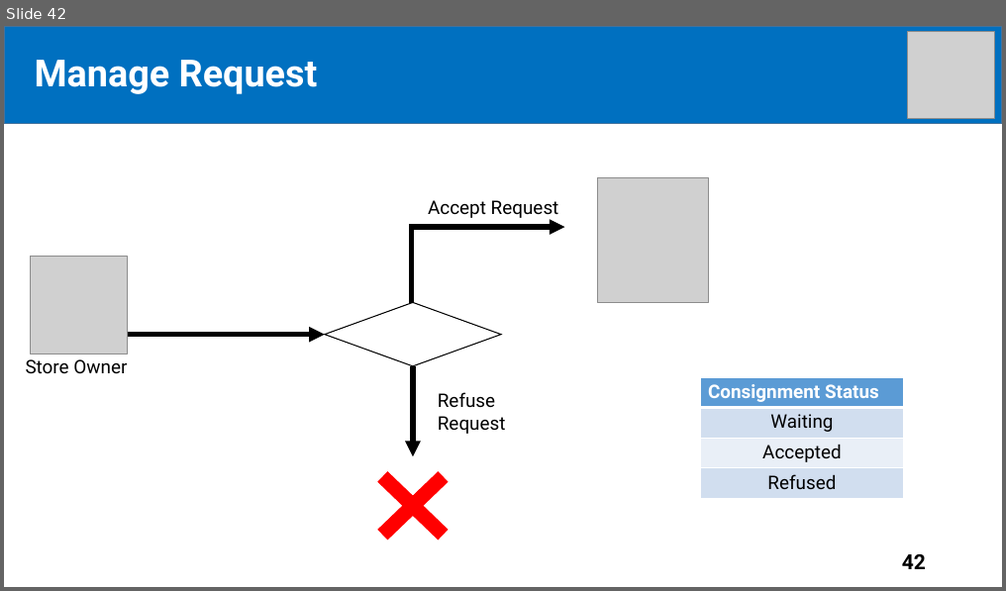
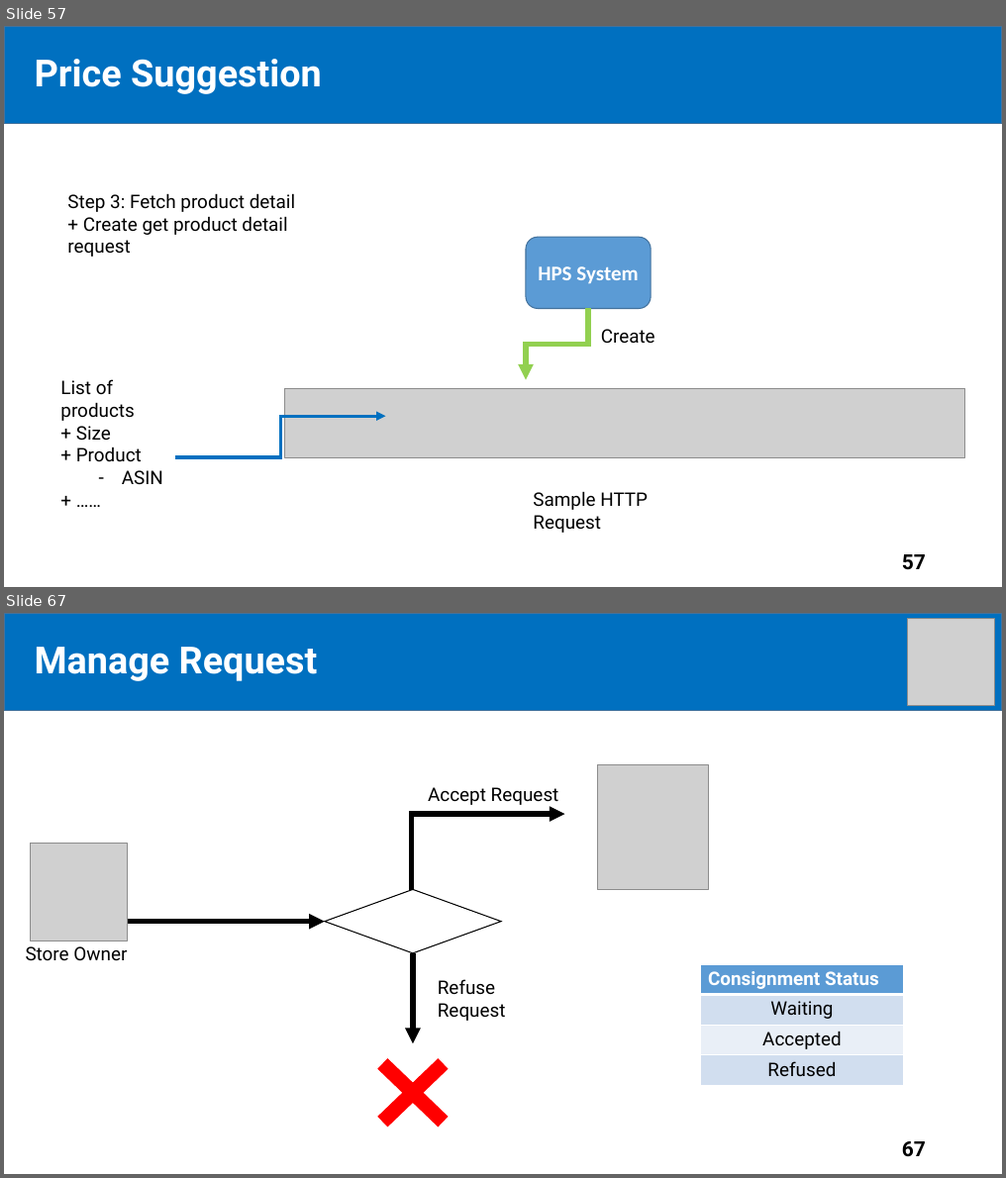
Before and after one commit to tiendan3108/CP, a slide deck: Source/Presentation/PreFinalPresentation.pptx. Shown one above the other, each under a label of ours: slide 42 before the commit, slides 57 and 67 after it; the slides between them are not shown. The pictures are 1006x591 and 1006x1178 pixels, drawn with LibreOffice and Linux fonts; fonts in the diff are those of the drawing; grey boxes stand for pictures. Boxes give left, top, right and bottom in pixels: in the first picture for what was removed or moved away, otherwise in the second. Text is boxed around its words. In the diff, an @@ line names an element or a change of style, - is before the commit and + after.

```diff
--- a/Source/Presentation/PreFinalPresentation.pptx
+++ b/Source/Presentation/PreFinalPresentation.pptx
@@ slide 57 added at bbox=[4, 26, 1002, 587], background #FFFFFF @@
@@ rectangle added at bbox=[4, 26, 1002, 123], fill #0070C0, outline #43739E 1 pt @@
@@ text added at bbox=[35, 59, 322, 94], 36 pt, text #FFFFFF, bold @@
+Price Suggestion
@@ title added at bbox=[61, 64, 209, 94], 44 pt, text #FFFFFF, bold @@
+Outline
@@ text added at bbox=[67, 193, 295, 235], 18 pt, text #000000 @@
+Step 3: Fetch product detail
++ Create get product detail request
@@ rounded rectangle added at bbox=[526, 237, 650, 309], fill #5B9BD5, outline #43739E 1 pt, 20 pt, text #FFFFFF, bold @@
+HPS System
@@ elbow arrow added from (589, 309) to (526, 380), #92D050 5 pt @@
@@ text added at bbox=[601, 329, 655, 344], 18 pt, text #000000 @@
+Create
@@ text added at bbox=[60, 379, 163, 484], 18 pt, text #000000 @@
+List of products
++ Size
++ Product
+  – ASIN
++ ……
@@ picture added at bbox=[285, 388, 965, 458] @@
@@ elbow arrow added from (175, 458) to (386, 417), #0070C0 3 pt @@
@@ text added at bbox=[533, 491, 648, 533], 18 pt, text #000000 @@
+Sample HTTP Request
@@ page number added at bbox=[902, 555, 926, 570], 20 pt, text #000000, bold @@
+57
@@ what was slide 42 is now slide 67 @@
@@ page number at bbox=[902, 1142, 926, 1157]: text changed @@
-42
+67
```
Also in this commit, not shown: 4 slides changed, 26 other slides added, 2 slides removed.
